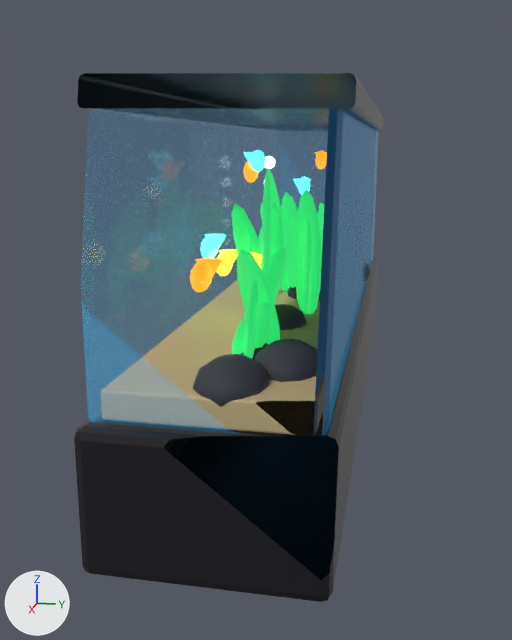
Two versions of the Blender file art/blender/decor_tankLong.blend, one commit apart.
One viewpoint serves both versions: a camera (50 mm lens) standing at (2.19, 0.32, 0.8) and looking at (0.07, -0.1, 0.27). Lighting does not change. The marker at lower left points along +X, +Y and +Z. The picture after the commit comes second. Everything nearer to the camera than a plane just in front of the edit is cut away.
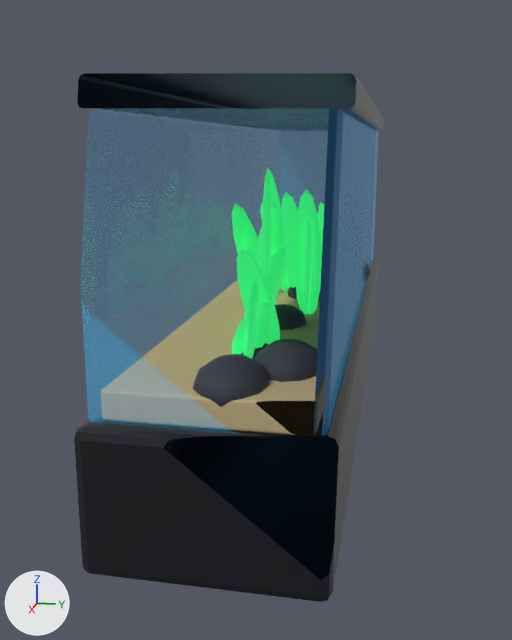
Not visible in the pictures: 'LTail4', 'LTail5'.

What differs and where, as boxes [x1, y1, x2, y2] in the pictures (512 x 640 px):
```json
{"object": "LFish3", "change": "deleted", "before": [190, 261, 213, 292], "on screen": "orange"}
{"object": "LFish2", "change": "deleted", "before": [200, 235, 219, 258]}
{"object": "LFish8", "change": "deleted", "before": [216, 251, 233, 276]}
{"object": "LTail1", "change": "deleted", "before": [243, 152, 264, 171]}
{"object": "LFish5", "change": "deleted", "before": [243, 162, 258, 183]}
{"object": "LTail3", "change": "deleted", "before": [195, 258, 222, 278]}
{"object": "LFish4", "change": "deleted", "before": [315, 150, 327, 169]}
{"object": "LTail0", "change": "deleted", "before": [293, 179, 311, 195]}
{"object": "LBub4", "change": "deleted", "before": [264, 156, 276, 169]}
{"object": "LFish1", "change": "deleted", "before": [254, 150, 265, 172]}
{"object": "LTail2", "change": "deleted", "before": [205, 234, 226, 249]}
{"object": "LTail8", "change": "deleted", "before": [219, 249, 238, 263]}
{"object": "LTail7", "change": "deleted", "before": [251, 252, 262, 268], "on screen": "mostly hidden"}
{"object": "LFish0", "change": "deleted", "before": [299, 176, 310, 195]}
```

The change, as JSON lines over the scene's bpy script:
```json
{"op": "remove", "block": "ob_lfish0", "code": ["ob_lfish0 = bpy.data.objects.new('LFish0', me_sphere_044)", "ob_lfish0.parent = ob_decor_tanklong", "ob_lfish0.location = (-0.138, 0.0191, 0.669)", "ob_lfish0.scale = (1.6, 0.55, 0.9)"]}
{"op": "remove", "block": "ob_ltail0", "code": ["ob_ltail0 = bpy.data.objects.new('LTail0', me_cone)", "ob_ltail0.parent = ob_decor_tanklong", "ob_ltail0.location = (-0.0778, 0.0191, 0.669)"]}
{"op": "remove", "block": "ob_lfish1", "code": ["ob_lfish1 = bpy.data.objects.new('LFish1', me_sphere_045)", "ob_lfish1.parent = ob_decor_tanklong", "ob_lfish1.location = (0.142, -0.0794, 0.754)", "ob_lfish1.scale = (1.6, 0.55, 0.9)"]}
{"op": "remove", "block": "ob_ltail1", "code": ["ob_ltail1 = bpy.data.objects.new('LTail1', me_cone_001)", "ob_ltail1.parent = ob_decor_tanklong", "ob_ltail1.location = (0.202, -0.0794, 0.754)"]}
{"op": "remove", "block": "ob_lfish2", "code": ["ob_lfish2 = bpy.data.objects.new('LFish2', me_sphere_046)", "ob_lfish2.parent = ob_decor_tanklong", "ob_lfish2.location = (0.453, -0.142, 0.546)", "ob_lfish2.scale = (1.6, 0.55, 0.9)"]}
{"op": "remove", "block": "ob_ltail2", "code": ["ob_ltail2 = bpy.data.objects.new('LTail2', me_cone_002)", "ob_ltail2.parent = ob_decor_tanklong", "ob_ltail2.location = (0.393, -0.142, 0.546)"]}
{"op": "remove", "block": "ob_lfish3", "code": ["ob_lfish3 = bpy.data.objects.new('LFish3', me_sphere_047)", "ob_lfish3.parent = ob_decor_tanklong", "ob_lfish3.location = (0.804, -0.0657, 0.537)", "ob_lfish3.scale = (1.6, 0.55, 0.9)"]}
{"op": "remove", "block": "ob_ltail3", "code": ["ob_ltail3 = bpy.data.objects.new('LTail3', me_cone_003)", "ob_ltail3.parent = ob_decor_tanklong", "ob_ltail3.location = (0.744, -0.0657, 0.537)"]}
{"op": "remove", "block": "ob_lfish4", "code": ["ob_lfish4 = bpy.data.objects.new('LFish4', me_sphere_048)", "ob_lfish4.parent = ob_decor_tanklong", "ob_lfish4.location = (-0.242, 0.0612, 0.75)", "ob_lfish4.scale = (1.6, 0.55, 0.9)"]}
{"op": "remove", "block": "ob_ltail4", "code": ["ob_ltail4 = bpy.data.objects.new('LTail4', me_cone_004)", "ob_ltail4.parent = ob_decor_tanklong", "ob_ltail4.location = (-0.302, 0.0612, 0.75)"]}
{"op": "remove", "block": "ob_lfish5", "code": ["ob_lfish5 = bpy.data.objects.new('LFish5', me_sphere_049)", "ob_lfish5.parent = ob_decor_tanklong", "ob_lfish5.location = (0.147, -0.0978, 0.724)", "ob_lfish5.scale = (1.6, 0.55, 0.9)"]}
{"op": "remove", "block": "ob_ltail5", "code": ["ob_ltail5 = bpy.data.objects.new('LTail5', me_cone_005)", "ob_ltail5.parent = ob_decor_tanklong", "ob_ltail5.location = (0.0873, -0.0978, 0.724)"]}
{"op": "remove", "block": "ob_ltail7", "code": ["ob_ltail7 = bpy.data.objects.new('LTail7', me_cone_007)", "ob_ltail7.parent = ob_decor_tanklong", "ob_ltail7.location = (0.544, -0.00106, 0.522)"]}
{"op": "remove", "block": "ob_lfish8", "code": ["ob_lfish8 = bpy.data.objects.new('LFish8', me_sphere_052)", "ob_lfish8.parent = ob_decor_tanklong", "ob_lfish8.location = (0.448, -0.106, 0.505)", "ob_lfish8.scale = (1.6, 0.55, 0.9)"]}
{"op": "remove", "block": "ob_ltail8", "code": ["ob_ltail8 = bpy.data.objects.new('LTail8', me_cone_008)", "ob_ltail8.parent = ob_decor_tanklong", "ob_ltail8.location = (0.388, -0.106, 0.505)"]}
{"op": "remove", "block": "ob_lbub4", "code": ["ob_lbub4 = bpy.data.objects.new('LBub4', me_sphere_058)", "ob_lbub4.parent = ob_decor_tanklong", "ob_lbub4.location = (-0.375, -0.14, 0.738)"]}
```
